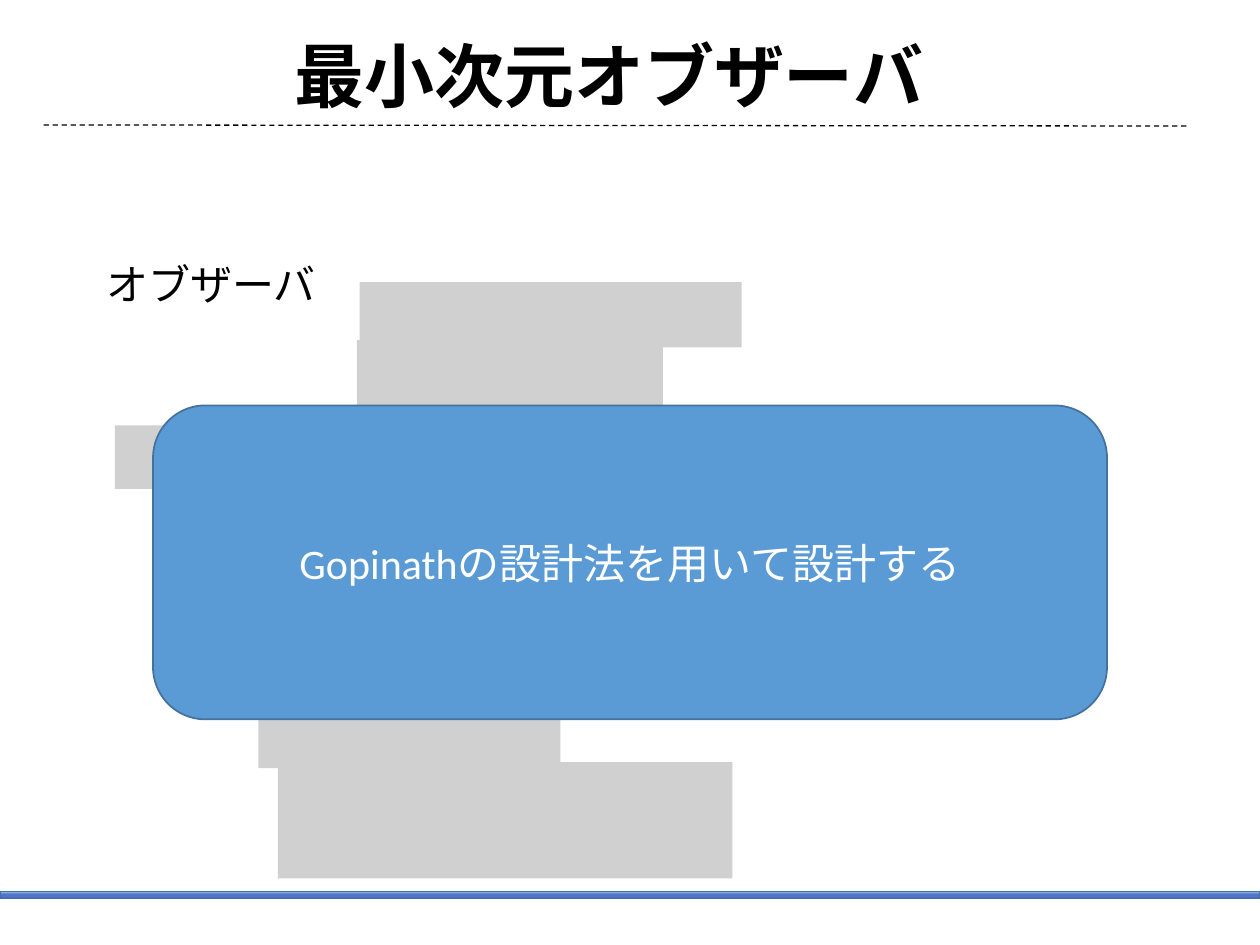
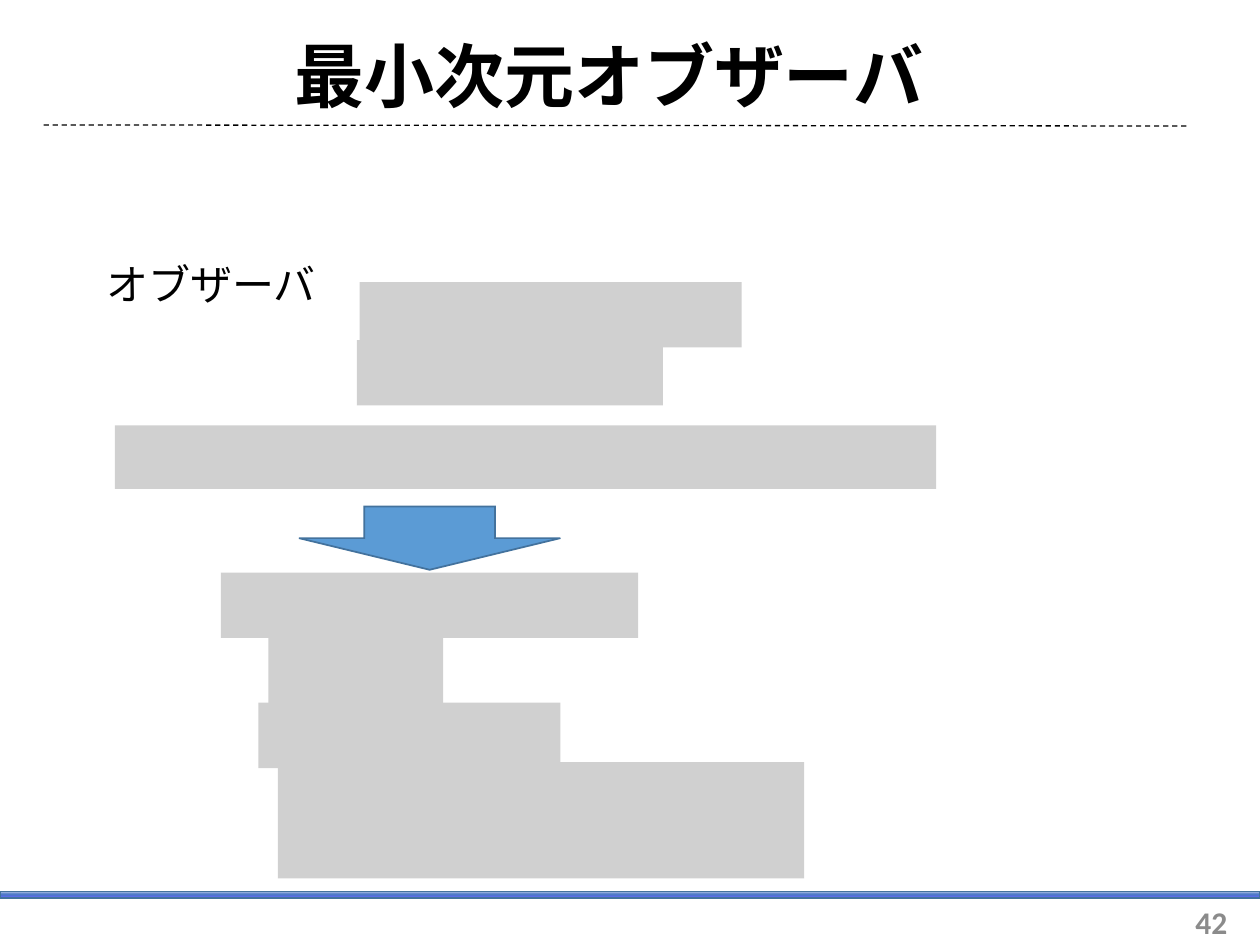
Before and after one commit to arabian9ts/Pendulum, a slide deck: slide 42 of presentation/pendulum_theory.pptx. Drawn at 1260x945 pixels with LibreOffice and Linux fonts; fonts in the diff are those of the drawing; grey boxes stand for pictures. Boxes give left, top, right and bottom in pixels: in the first picture for what was removed or moved away, otherwise in the second. Text is boxed around its words. In the diff, an @@ line names an element or a change of style, - is before the commit and + after.

```diff
--- a/presentation/pendulum_theory.pptx
+++ b/presentation/pendulum_theory.pptx
@@ rounded rectangle removed at (152, 406, 1106, 719) @@
-Gopinathの設計法を用いて設計する
@@ down arrow added at (299, 507, 561, 570), fill #5B9BD5, outline #43739E 1 pt @@
@@ picture added at (220, 572, 638, 638) @@
@@ picture added at (268, 638, 444, 703) @@
@@ picture: place and size @@
-picture at (278, 762, 733, 878)
+picture at (278, 762, 805, 878)
@@ page number added at (1195, 913, 1227, 934), 18 pt, text #8C8C8C, bold @@
+42
```
Also in this commit, not shown: 11 other slides changed, 1 slide added, 10 other files.
